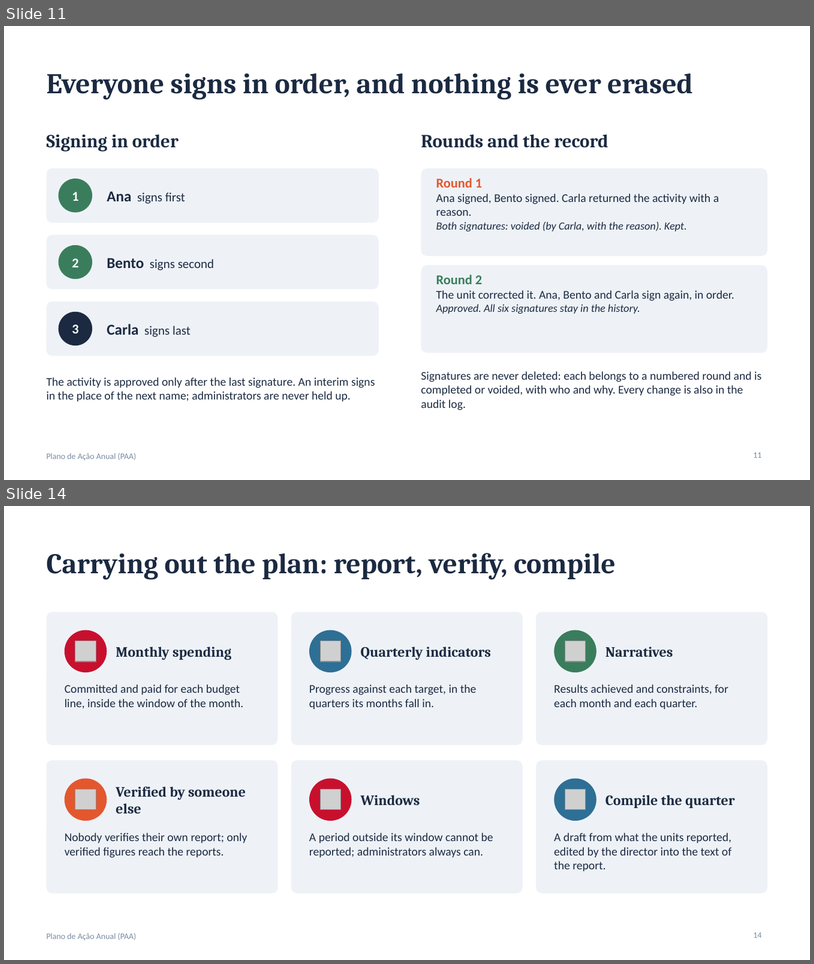
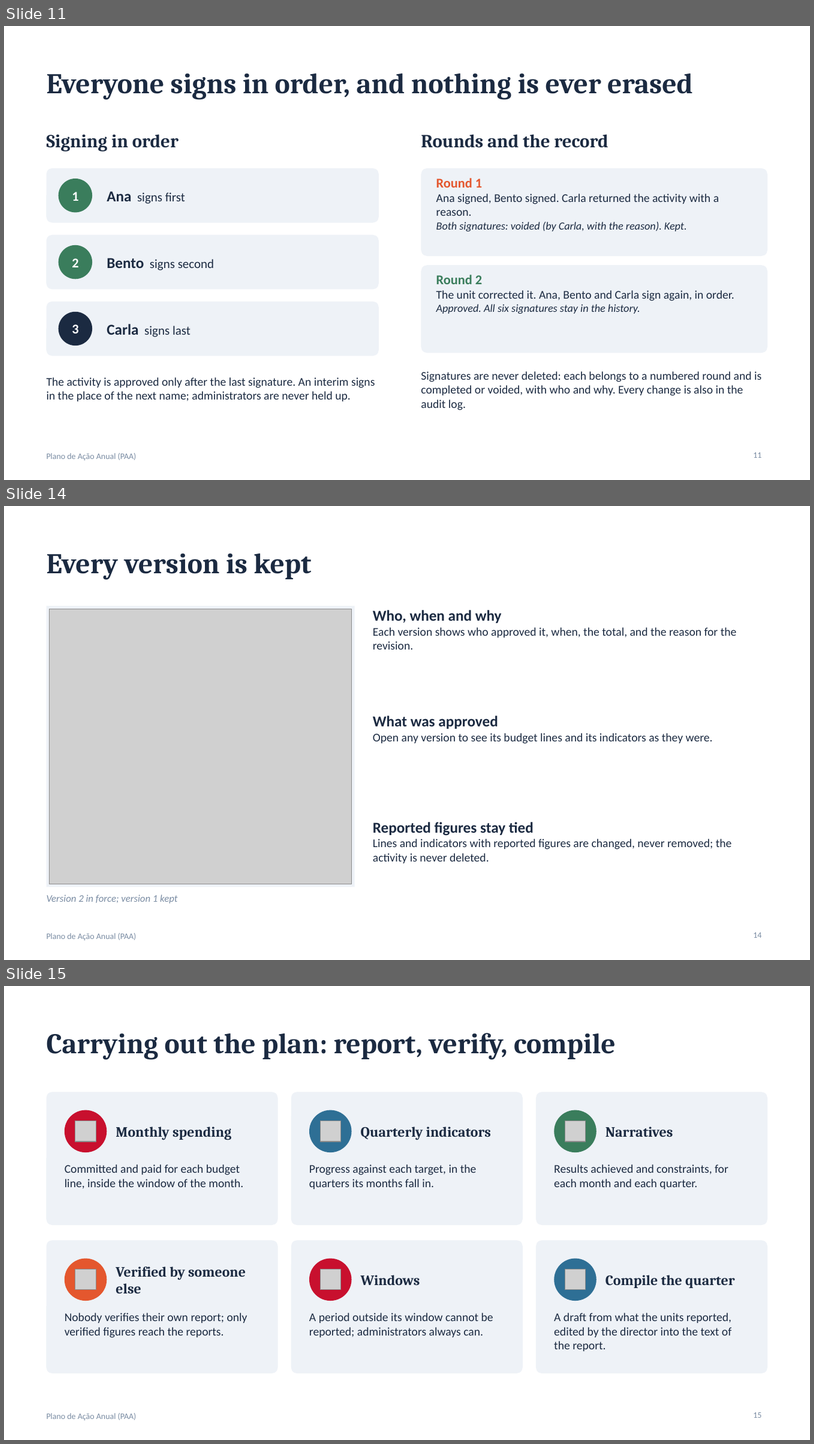
Before and after one commit to gokugohan/Sistema-de-Planeamento-Anual-e-Orsamento, a slide deck: docs/Sistema-PAA-apresentacao-v5.pptx. Shown one above the other, each under a label of ours: slides 11 and 14 before the commit, slides 11, 14 and 15 after it; the slides between them are not shown. The pictures are 814x964 and 814x1444 pixels, drawn with LibreOffice and Linux fonts; fonts in the diff are those of the drawing; grey boxes stand for pictures. Boxes give left, top, right and bottom in pixels: in the first picture for what was removed or moved away, otherwise in the second. Text is boxed around its words. In the diff, an @@ line names an element or a change of style, - is before the commit and + after.

```diff
--- a/docs/Sistema-PAA-apresentacao-v5.pptx
+++ b/docs/Sistema-PAA-apresentacao-v5.pptx
@@ slide 14 added at (x1=4, y1=506, x2=810, y2=960), background #FFFFFF; not listed: 1 template element that a slide beside it also shows @@
@@ title added at (x1=47, y1=553, x2=311, y2=579), 34 pt, text #1B2A41, bold @@
+Every version is kept
@@ rectangle added at (x1=47, y1=606, x2=355, y2=886), fill #EEF2F7 @@
@@ picture added at (x1=50, y1=609, x2=352, y2=883) @@
@@ text added at (x1=373, y1=610, x2=737, y2=649), 14 pt, text #1B2A41 @@
+Who, when and why
+Each version shows who approved it, when, the total, and the reason for the revision.
@@ text added at (x1=373, y1=715, x2=713, y2=744), 14 pt, text #1B2A41 @@
+What was approved
+Open any version to see its budget lines and its indicators as they were.
@@ text added at (x1=373, y1=822, x2=732, y2=863), 14 pt, text #1B2A41 @@
+Reported figures stay tied
+Lines and indicators with reported figures are changed, never removed; the activity is never deleted.
@@ text added at (x1=47, y1=894, x2=177, y2=903), 12 pt, text #7A8CA3, italic @@
+Version 2 in force; version 1 kept
@@ page number added at (x1=753, y1=932, x2=762, y2=937), 10 pt, text #7A8CA3 @@
+14
@@ what was slide 14 is now slide 15 @@
@@ page number at (x1=753, y1=1412, x2=762, y2=1417): text changed @@
-14
+15
```
Also in this commit, not shown: 7 slides changed, 1 other slide added, 1 slide removed, 40 other files.
